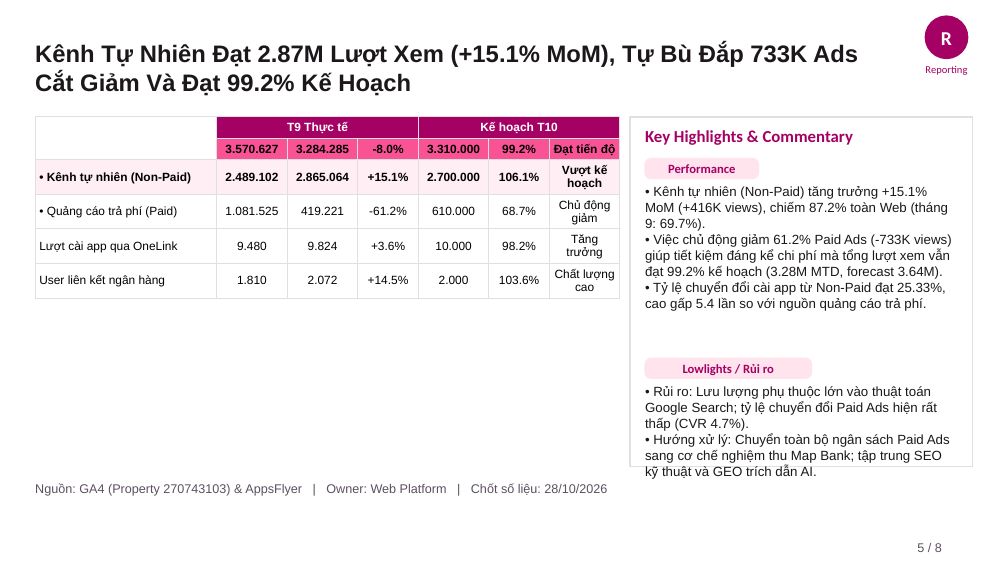
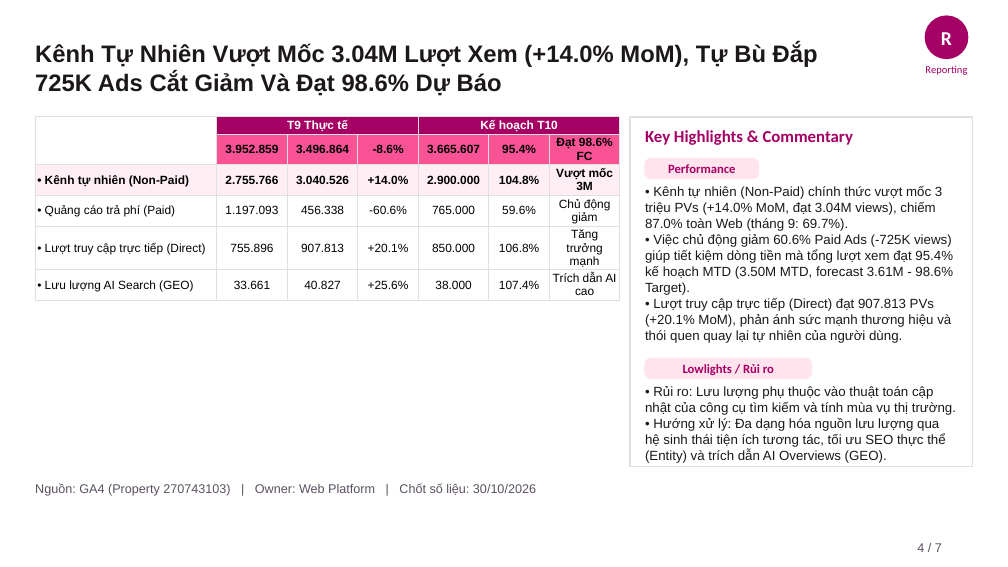
Before and after one commit to vanhien26/hienho-knowledgebase, a slide deck: slide 4 of 07_REPORTS/docs/presentations/Web_Platform_Thang_10_2026_Monthly_Report.pptx (slide 5 before the commit). Drawn at 1008x567 pixels with LibreOffice and Linux fonts; fonts in the diff are those of the drawing. Boxes give left, top, right and bottom in pixels: in the first picture for what was removed or moved away, otherwise in the second. Text is boxed around its words. In the diff, an @@ line names an element or a change of style, - is before the commit and + after.

```diff
--- a/07_REPORTS/docs/presentations/Web_Platform_Thang_10_2026_Monthly_Report.pptx
+++ b/07_REPORTS/docs/presentations/Web_Platform_Thang_10_2026_Monthly_Report.pptx
@@ text at bbox=[35, 43, 818, 96]: text changed @@
-Kênh Tự Nhiên Đạt 2.87M Lượt Xem (+15.1% MoM), Tự Bù Đắp 733K Ads Cắt Giảm Và Đạt 99.2% Kế Hoạch
+Kênh Tự Nhiên Vượt Mốc 3.04M Lượt Xem (+14.0% MoM), Tự Bù Đắp 725K Ads Cắt Giảm Và Đạt 98.6% Dự Báo
@@ table at bbox=[35, 117, 620, 397] @@
-row 2:  | 3.570.627 | 3.284.285 | -8.0% | 3.310.000 | 99.2% | Đạt tiến độ
+row 2:  | 3.952.859 | 3.496.864 | -8.6% | 3.665.607 | 95.4% | Đạt 98.6% FC
-row 3: • Kênh tự nhiên (Non-Paid) | 2.489.102 | 2.865.064 | +15.1% | 2.700.000 | 106.1% | Vượt kế hoạch
+row 3: • Kênh tự nhiên (Non-Paid) | 2.755.766 | 3.040.526 | +14.0% | 2.900.000 | 104.8% | Vượt mốc 3M
-row 4: • Quảng cáo trả phí (Paid) | 1.081.525 | 419.221 | -61.2% | 610.000 | 68.7% | Chủ động giảm
+row 4: • Quảng cáo trả phí (Paid) | 1.197.093 | 456.338 | -60.6% | 765.000 | 59.6% | Chủ động giảm
-row 5: Lượt cài app qua OneLink | 9.480 | 9.824 | +3.6% | 10.000 | 98.2% | Tăng trưởng
+row 5: • Lượt truy cập trực tiếp (Direct) | 755.896 | 907.813 | +20.1% | 850.000 | 106.8% | Tăng trưởng mạnh
-row 6: User liên kết ngân hàng | 1.810 | 2.072 | +14.5% | 2.000 | 103.6% | Chất lượng cao
+row 6: • Lưu lượng AI Search (GEO) | 33.661 | 40.827 | +25.6% | 38.000 | 107.4% | Trích dẫn AI cao
@@ text at bbox=[645, 186, 953, 343]: text changed @@
-• Kênh tự nhiên (Non-Paid) tăng trưởng +15.1% MoM (+416K views), chiếm 87.2% toàn Web (tháng 9: 69.7%).
-• Việc chủ động giảm 61.2% Paid Ads (-733K views) giúp tiết kiệm đáng kể chi phí mà tổng lượt xem vẫn đạt 99.2% kế hoạch (3.28M MTD, forecast 3.64M).
-• Tỷ lệ chuyển đổi cài app từ Non-Paid đạt 25.33%, cao gấp 5.4 lần so với nguồn quảng cáo trả phí.
+• Kênh tự nhiên (Non-Paid) chính thức vượt mốc 3 triệu PVs (+14.0% MoM, đạt 3.04M views), chiếm 87.0% toàn Web (tháng 9: 69.7%).
+• Việc chủ động giảm 60.6% Paid Ads (-725K views) giúp tiết kiệm dòng tiền mà tổng lượt xem đạt 95.4% kế hoạch MTD (3.50M MTD, forecast 3.61M - 98.6% Target).
+• Lượt truy cập trực tiếp (Direct) đạt 907.813 PVs (+20.1% MoM), phản ánh sức mạnh thương hiệu và thói quen quay lại tự nhiên của người dùng.
@@ text at bbox=[645, 386, 956, 463]: text changed @@
-• Rủi ro: Lưu lượng phụ thuộc lớn vào thuật toán Google Search; tỷ lệ chuyển đổi Paid Ads hiện rất thấp (CVR 4.7%).
-• Hướng xử lý: Chuyển toàn bộ ngân sách Paid Ads sang cơ chế nghiệm thu Map Bank; tập trung SEO kỹ thuật và GEO trích dẫn AI.
+• Rủi ro: Lưu lượng phụ thuộc vào thuật toán cập nhật của công cụ tìm kiếm và tính mùa vụ thị trường.
+• Hướng xử lý: Đa dạng hóa nguồn lưu lượng qua hệ sinh thái tiện ích tương tác, tối ưu SEO thực thể (Entity) và trích dẫn AI Overviews (GEO).
@@ text at bbox=[35, 483, 536, 496]: text changed @@
-Nguồn: GA4 (Property 270743103) & AppsFlyer | Owner: Web Platform | Chốt số liệu: 28/10/2026
+Nguồn: GA4 (Property 270743103) | Owner: Web Platform | Chốt số liệu: 30/10/2026
@@ text at bbox=[917, 543, 942, 552]: text changed @@
-5 / 8
+4 / 7
```
Also in this commit, not shown: 6 other slides changed, 1 slide removed, 5 other files.
